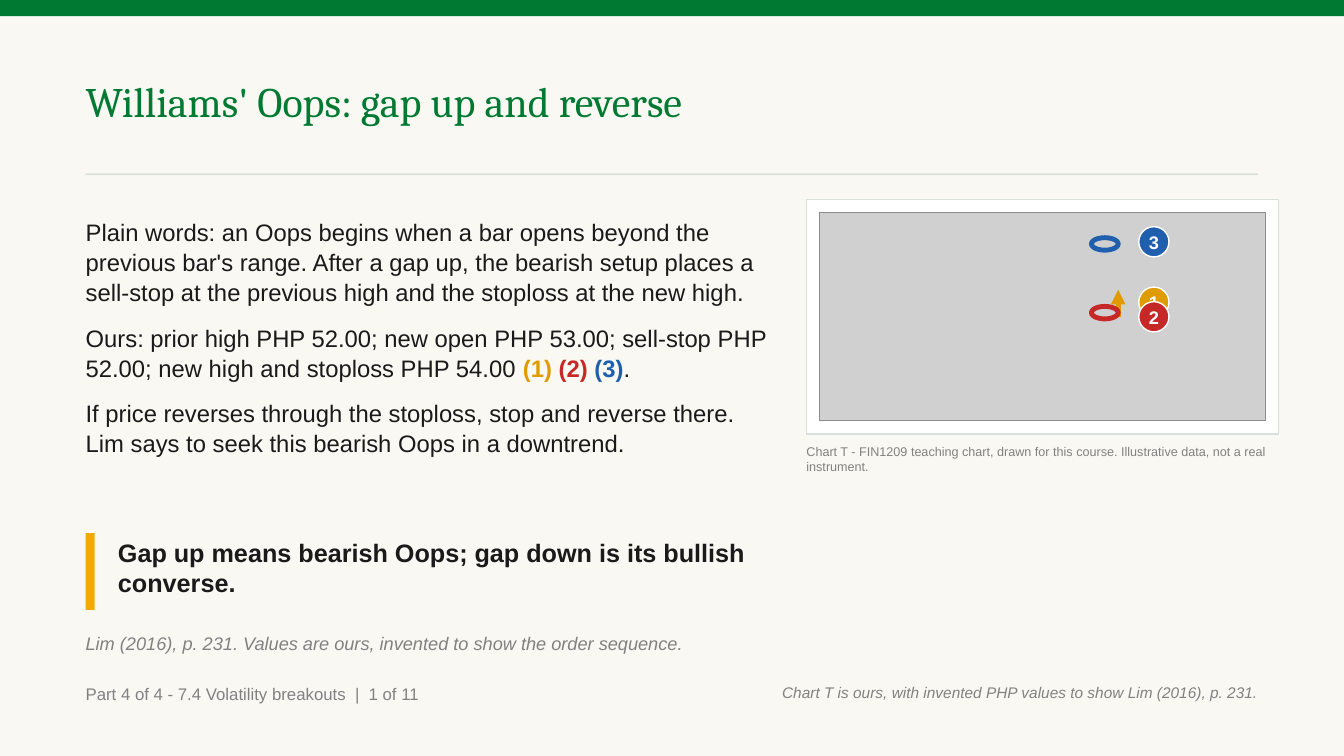
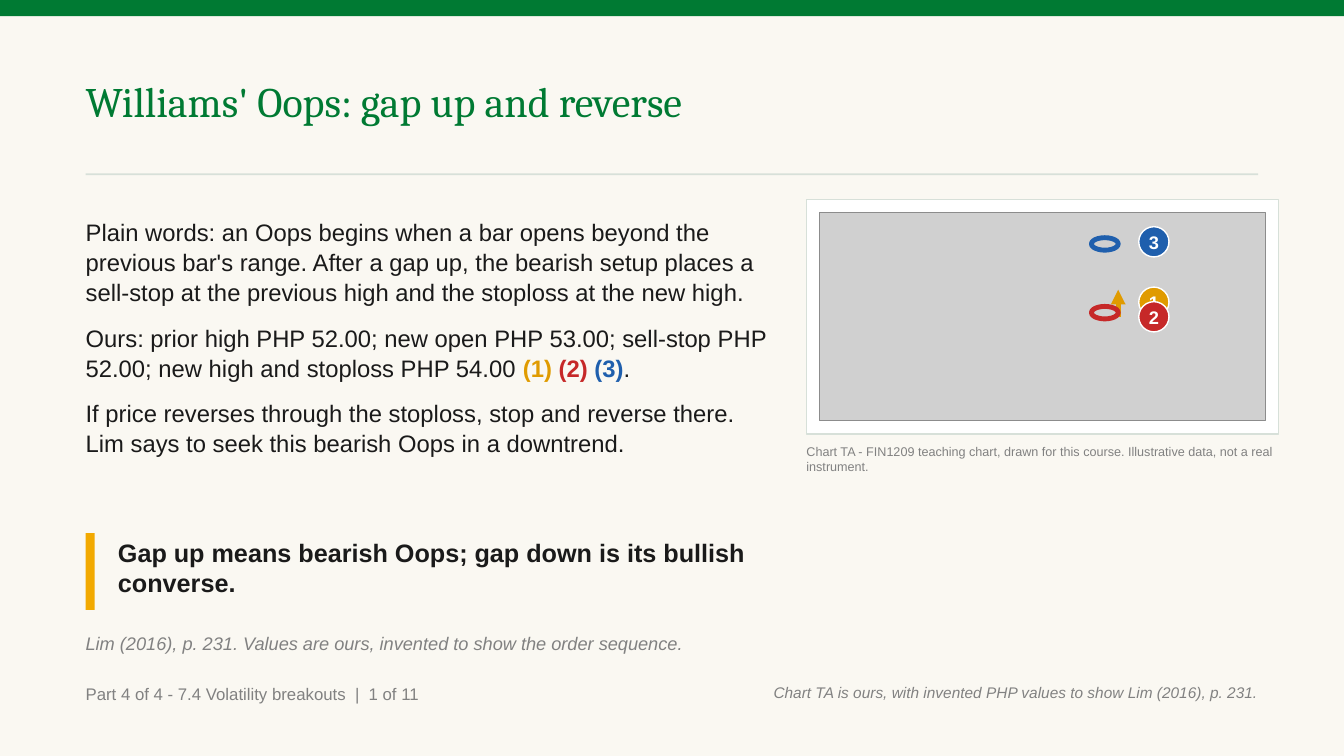
Before and after one commit to benjiesotelo-sudo/Telos_FIN1209, a slide deck: slide 28 of chapter-07/FIN1209-Chapter-07.pptx (slide 16 before the commit). Drawn at 1344x756 pixels with LibreOffice and Linux fonts; fonts in the diff are those of the drawing; grey boxes stand for pictures. Boxes give left, top, right and bottom in pixels: in the first picture for what was removed or moved away, otherwise in the second. Text is boxed around its words. In the diff, an @@ line names an element or a change of style, - is before the commit and + after.

```diff
--- a/chapter-07/FIN1209-Chapter-07.pptx
+++ b/chapter-07/FIN1209-Chapter-07.pptx
@@ text at (x1=806, y1=447, x2=1272, y2=471): text changed @@
-Chart T - FIN1209 teaching chart, drawn for this course. Illustrative data, not a real instrument.
+Chart TA - FIN1209 teaching chart, drawn for this course. Illustrative data, not a real instrument.
@@ text at (x1=774, y1=687, x2=1257, y2=701): text changed @@
-Chart T is ours, with invented PHP values to show Lim (2016), p. 231.
+Chart TA is ours, with invented PHP values to show Lim (2016), p. 231.
```
Also in this commit, not shown: 9 other slides changed, 17 slides added, 5 slides removed, 2 other files.
